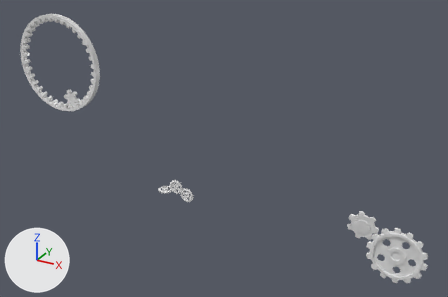
Renders of the FBX model HelpingHand_Unity/Assets/Models/Gears_2_VF.fbx from each side of a commit.
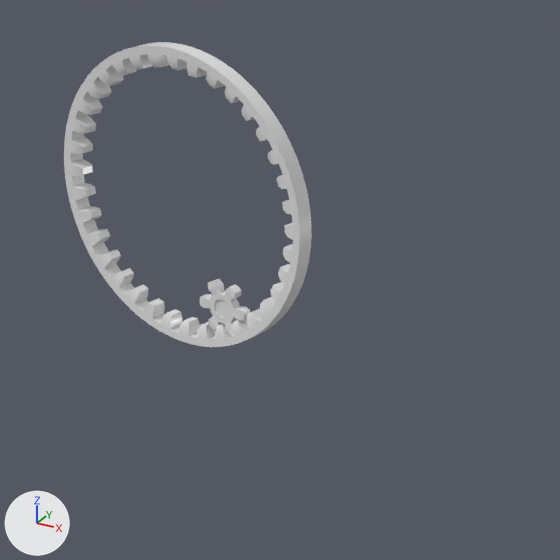
The first picture shows the older version from a camera (50 mm lens) standing at (6.03, -6.7, 7.56) and looking at (-0.16, 4.55, 1.93). The close-ups show the older and then the newer version on the part from 0% to 40% of the width and 0% to 60% of the height of that picture. Only the edits that show in the close-ups are written down. The lights are fixed; the arrows at lower left show +X, +Y and +Z.

In view in the first close-up: 'Cylinder.006', 'Externe.007'.
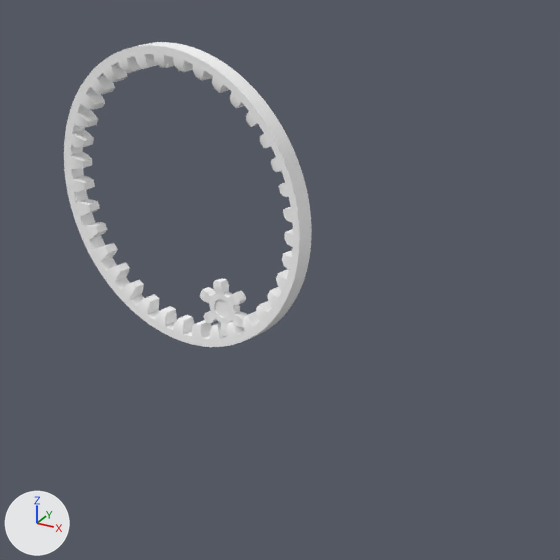
Boxes [x1, y1, x2, y2] around the edits, measured in the close-ups (560 x 560 px):
'Externe.007', recoloured, surface changed, turned
    both: [64, 42, 312, 347]
'Cylinder.006', recoloured, surface changed, turned
    before: [199, 279, 250, 336]
    after: [200, 278, 247, 336]

The change, as a diff of the scene's bpy script:
```diff
--- a/HelpingHand_Unity/Assets/Models/Gears_2_VF.fbx.py
+++ b/HelpingHand_Unity/Assets/Models/Gears_2_VF.fbx.py
@@ mat_gears_2 @@
 mat_gears_2 = principled_material('Gears_2')
-mat_gears_2.base_color = (0.8, 0.8, 0.8)  # white #e7e7e7
-mat_gears_2.roughness = 0.2
+mat_gears_2.base_color = (1.0, 1.0, 1.0)  # white #ffffff
+mat_gears_2.roughness = 0.553
@@ ob_cylinder_006 @@
 ob_cylinder_006.location = (-4.393, 4.377, 2.465)
-ob_cylinder_006.rotation_euler = (1.571, 2.738, 0.0)  # degrees (90, 157, 0)
+ob_cylinder_006.rotation_euler = (1.571, -0.082, 0.0)  # degrees (90, -4.7, 0)
 ob_cylinder_006.scale = (0.36, 0.36, 0.182)
@@ ob_externe_007 @@
 ob_externe_007.location = (-4.695, 4.377, 3.324)
-ob_externe_007.rotation_euler = (1.571, -2.137, 0.0)  # degrees (90, -122, 0)
+ob_externe_007.rotation_euler = (1.571, -2.607, 0.0)  # degrees (90, -149, 0)
 ob_externe_007.scale = (0.36, 0.36, 0.662)
```
